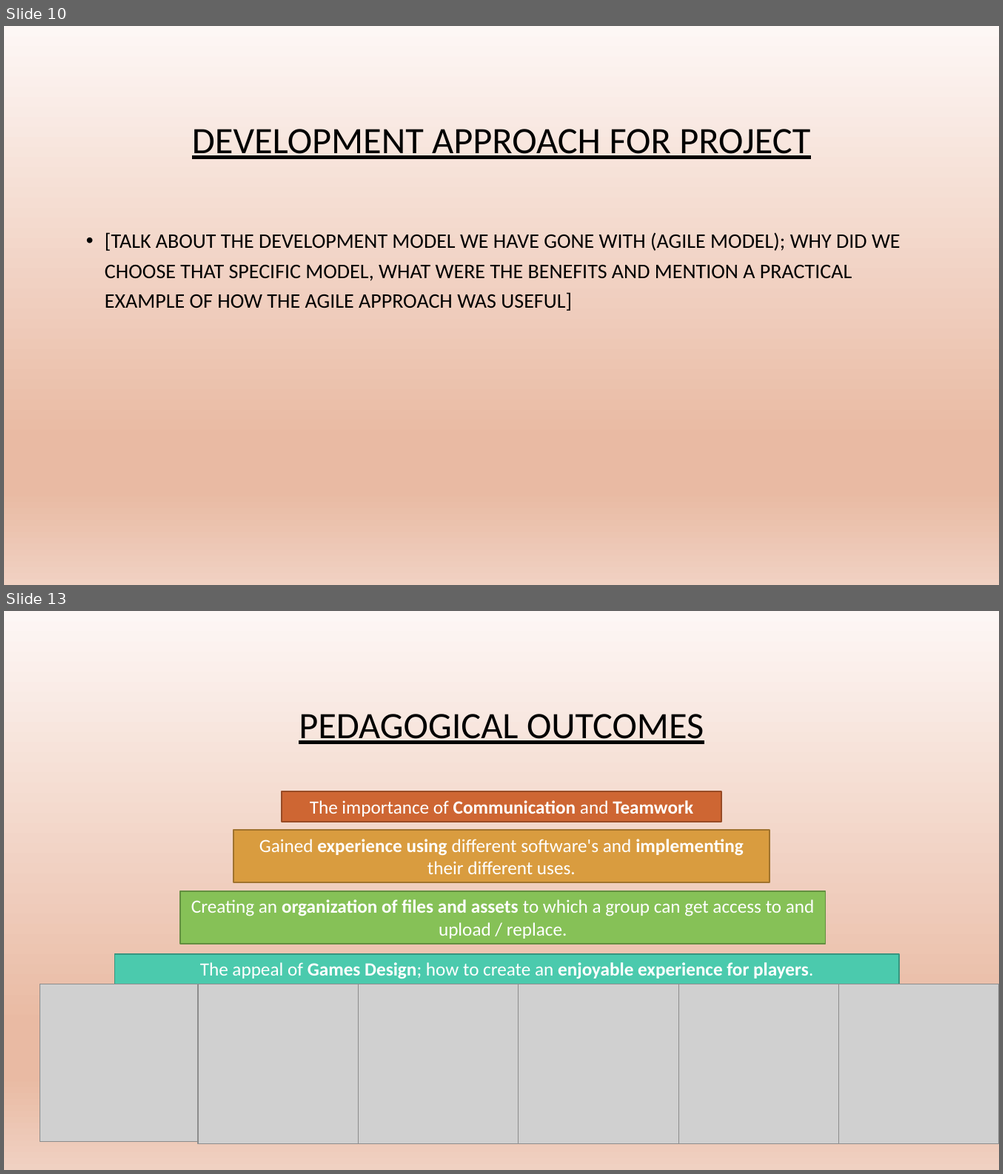
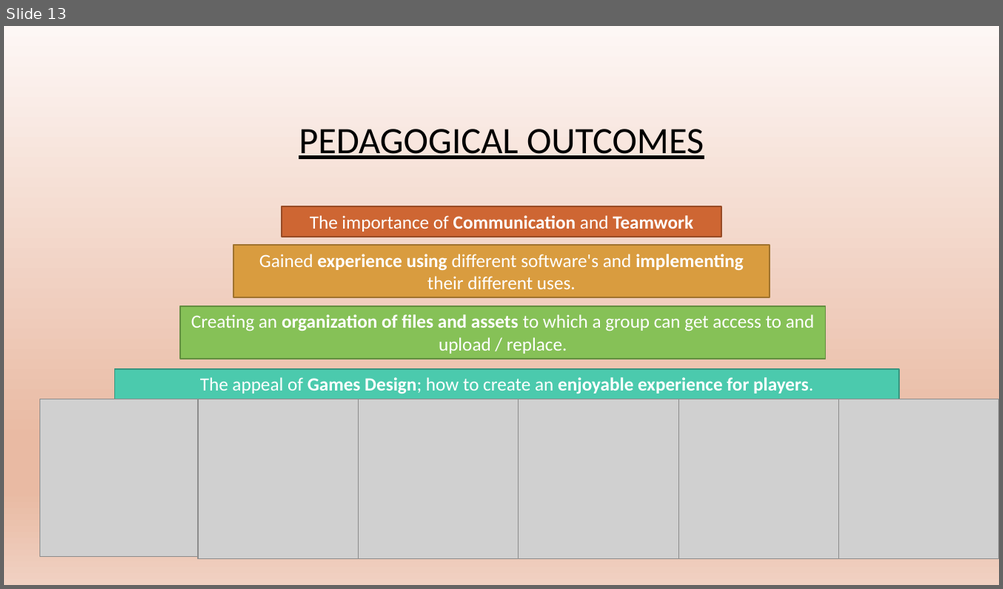
Before and after one commit to chesney85/Year2GameDev, a slide deck: TeamDocs/WordDocs/Presentation/JelBlob_Presentation_AW.pptx. Shown one above the other, each under a label of ours: slides 10 and 13 before the commit, slide 13 after it; the slides between them are not shown. The pictures are 1003x1174 and 1003x589 pixels, drawn with LibreOffice and Linux fonts; fonts in the diff are those of the drawing; grey boxes stand for pictures; background and template pictures are left out. Boxes give left, top, right and bottom in pixels: in the first picture for what was removed or moved away, otherwise in the second. Text is boxed around its words. In the diff, an @@ line names an element or a change of style, - is before the commit and + after.

Commit message:
Updated with Audio, Development and Project Areas

```diff
--- a/TeamDocs/WordDocs/Presentation/JelBlob_Presentation_AW.pptx
+++ b/TeamDocs/WordDocs/Presentation/JelBlob_Presentation_AW.pptx
@@ slide 10 removed at (x1=4, y1=26, x2=999, y2=585), background picture (left out) @@
@@ title removed at (x1=192, y1=129, x2=810, y2=159) @@
-DEVELOPMENT APPROACH FOR PROJECT
@@ text removed at (x1=105, y1=232, x2=900, y2=311) @@
-• [TALK ABOUT THE DEVELOPMENT MODEL WE HAVE GONE WITH (AGILE MODEL); WHY DID WE CHOOSE THAT SPECIFIC MODEL, WHAT WERE THE BENEFITS AND MENTION A PRACTICAL EXAMPLE OF HOW THE AGILE APPROACH WAS USEFUL]
```
Also in this commit, not shown: 1 slide changed, 3 slides added, 2 other slides removed.
